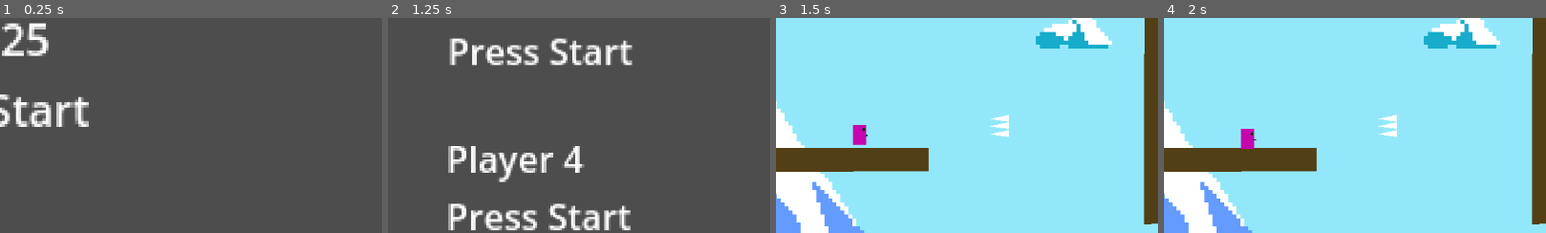
Above: before the commit, frames 1-4 (left to right).
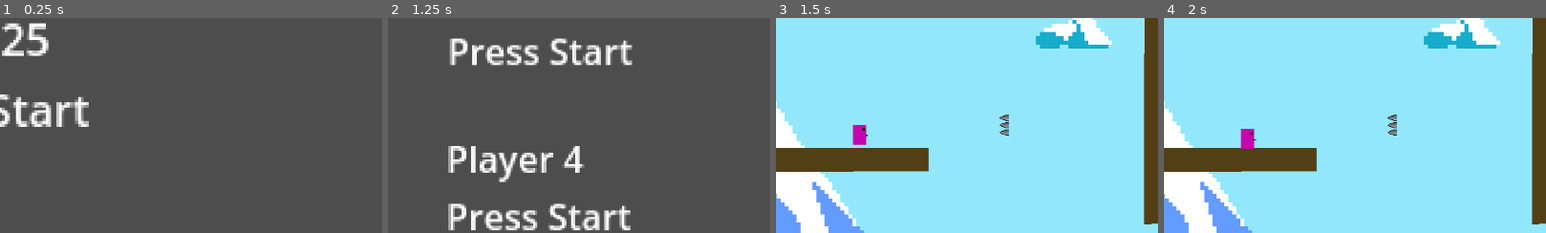
Above: after the commit, the same moments.

Repository: GomaGames/ggj-2025
Game: Godot game, scene res://Scenes/title.tscn
Two runs of this game, one before a commit and one after it. Both use one fixed random seed, a clock stepped at 60 frames per second and the inputs below.
Inputs:
- Up to frame 1 (0.25 s): no input
- Up to frame 2 (1.25 s): tap Enter (any_start) at 0.5, 0.6 s
- Up to frame 3 (1.5 s): tap Enter (any_start) at 1.25, 1.35 s
- Up to frame 4 (2 s): no input
The pictures show only the part of the screen within x 50-100%, y 35-85%; the shares and areas given below are measured in that part.

Frames 1-2 are identical in both runs. In frame 3, 0.3% of the frame differs, in the area x 56-61%, y 44-56%; in frame 4, 0.3%.

Commit message:
replace old spike with new asset

Diff:
--- a/Maps/Map1.tscn
+++ b/Maps/Map1.tscn
@@ -207,12 +207,4 @@
 
 [node name="Spike" parent="Hazards" instance=ExtResource("2_2hbjn")]
 position = Vector2(927, 391)
-rotation = -1.61623
-
-[node name="Spike2" parent="Hazards" instance=ExtResource("2_2hbjn")]
-position = Vector2(927, 403)
-rotation = -1.61623
-
-[node name="Spike3" parent="Hazards" instance=ExtResource("2_2hbjn")]
-position = Vector2(927, 380)
-rotation = -1.61623
+rotation = -1.5708
--- a/Sprites/spike.tscn
+++ b/Sprites/spike.tscn
@@ -1,9 +1,25 @@
-[gd_scene format=3 uid="uid://ubrfbm4i0ttf"]
+[gd_scene load_steps=2 format=3 uid="uid://ubrfbm4i0ttf"]
+
+[ext_resource type="Texture2D" uid="uid://bg2vxvj3qpn7u" path="res://Assets/Sprites/spike.png" id="1_08bp0"]
 
 [node name="Spike" type="StaticBody2D" groups=["hazard"]]
 
 [node name="CollisionPolygon2D" type="CollisionPolygon2D" parent="."]
+position = Vector2(0.5, 0.124999)
+scale = Vector2(1.0625, 0.541667)
 polygon = PackedVector2Array(0, -30, -5, 0, 5, 0)
 
-[node name="Polygon2D" type="Polygon2D" parent="."]
-polygon = PackedVector2Array(0, -29, -5, 0, 5, 0)
+[node name="CollisionPolygon2D2" type="CollisionPolygon2D" parent="."]
+position = Vector2(-10.5, 0.124999)
+scale = Vector2(1.0625, 0.541667)
+polygon = PackedVector2Array(0, -30, -5, 0, 5, 0)
+
+[node name="CollisionPolygon2D3" type="CollisionPolygon2D" parent="."]
+position = Vector2(11.5, 0.124999)
+scale = Vector2(1.0625, 0.541667)
+polygon = PackedVector2Array(0, -30, -5, 0, 5, 0)
+
+[node name="Sprite2D" type="Sprite2D" parent="."]
+position = Vector2(0, -25)
+scale = Vector2(1, 1.5625)
+texture = ExtResource("1_08bp0")
Not shown: 1 places in Maps/Map1.tscn that only renumber resources
